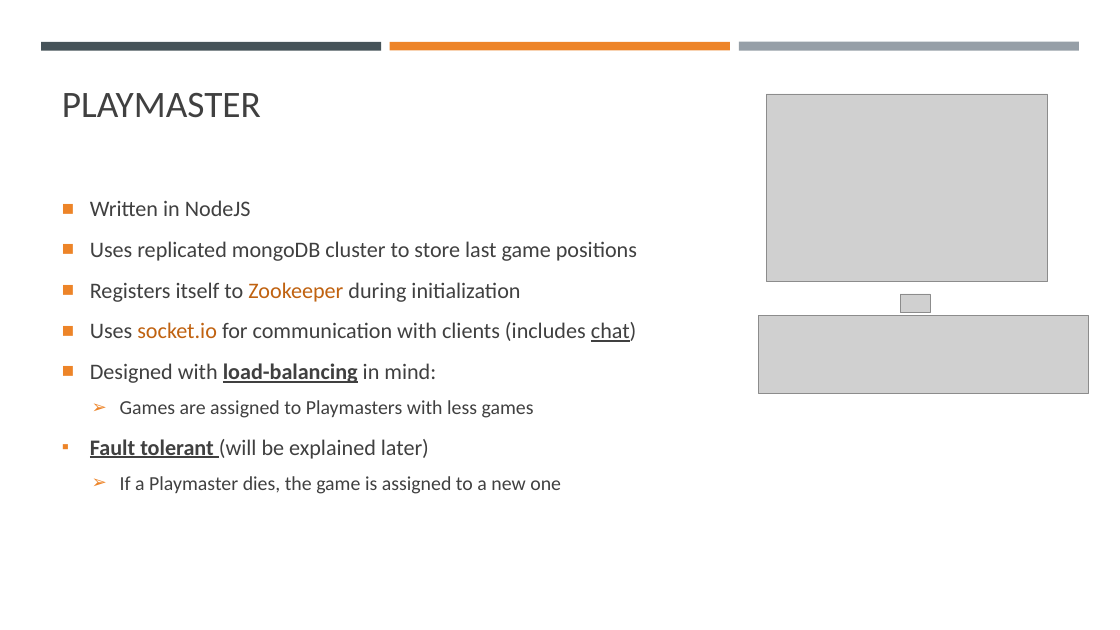
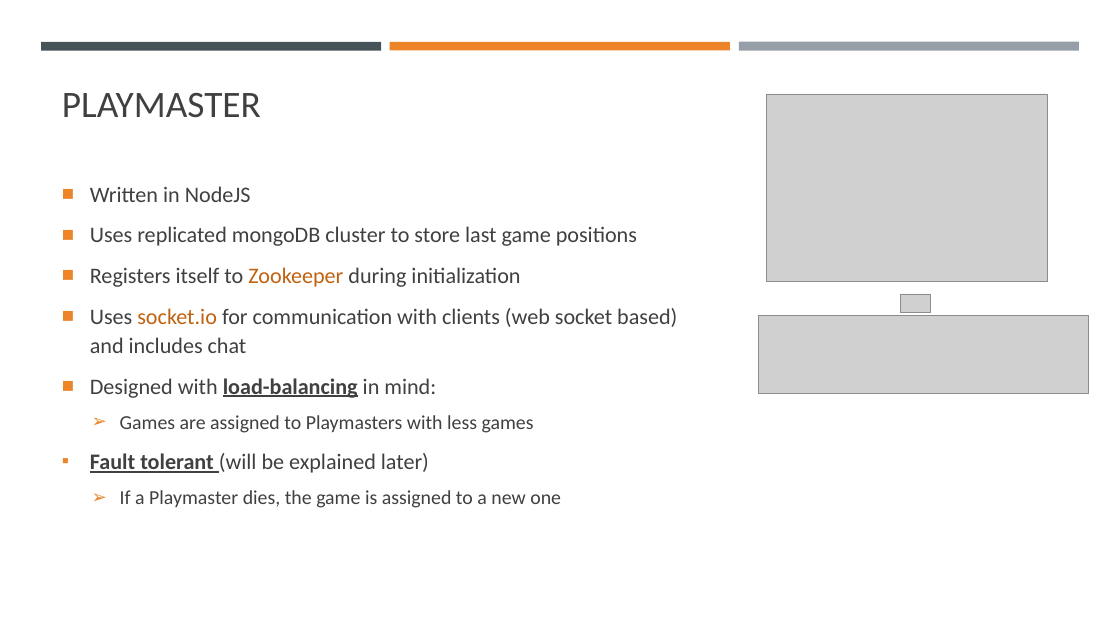
Before and after one commit to margaeor/COMP414-Distributed-Systems, a slide deck: slide 9 of presentation/Distributed.pptx. Drawn at 1120x630 pixels with LibreOffice and Linux fonts; fonts in the diff are those of the drawing; grey boxes stand for pictures. Boxes give left, top, right and bottom in pixels: in the first picture for what was removed or moved away, otherwise in the second. Text is boxed around its words. In the diff, an @@ line names an element or a change of style, - is before the commit and + after.

```diff
--- a/presentation/Distributed.pptx
+++ b/presentation/Distributed.pptx
@@ text at <box>90,308,677,353</box>: text changed @@
-■ Uses socket.io for communication with clients (includes chat)
+■ Uses socket.io for communication with clients (web socket based) and includes chat
```
Also in this commit, not shown: 5 other slides changed, 4 slides added, 1 slide removed.
